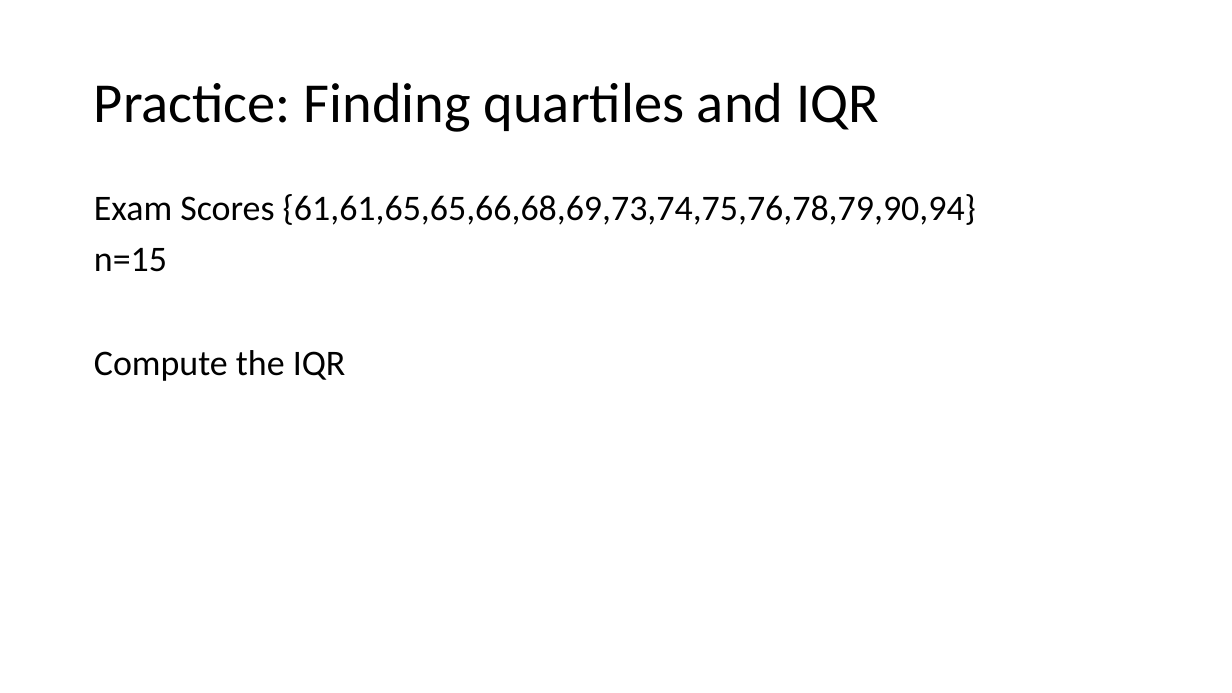
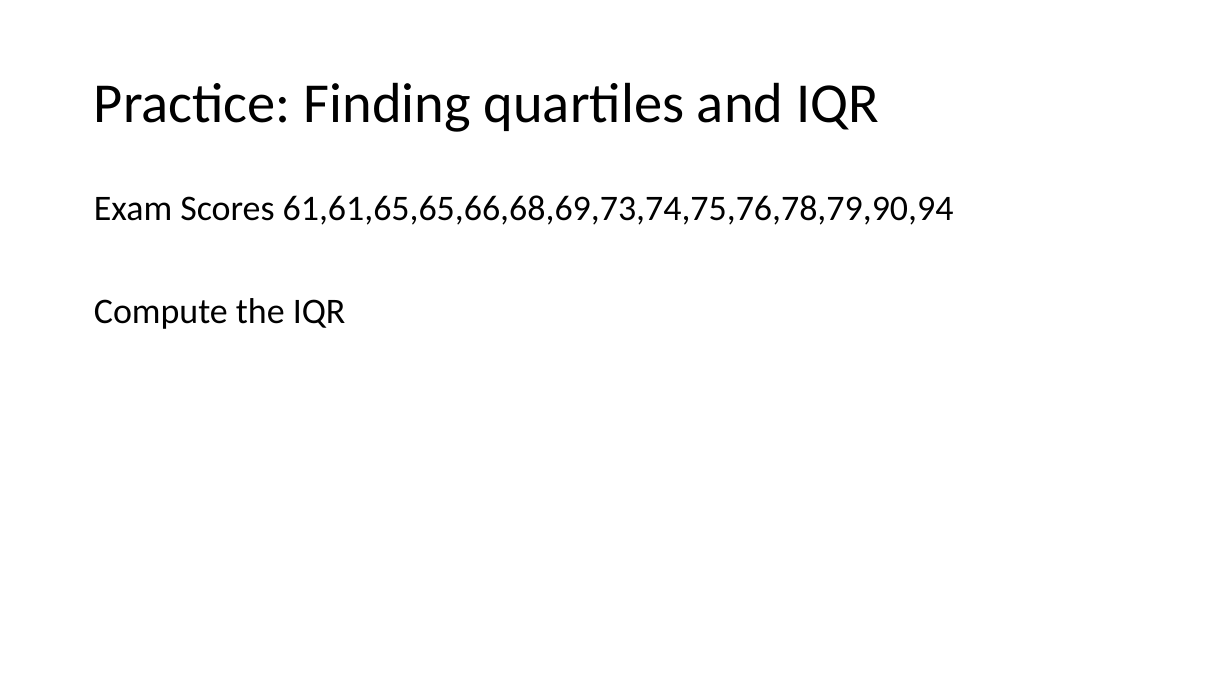
Before and after one commit to Jarred6068/UI_STAT251-03_Spring_2024, a slide deck: slide 11 of docs/lecture_slides/Week 3/Week3_Lecture5_Slides_1_24_2024.pptx (slide 10 before the commit). Drawn at 1232x693 pixels with LibreOffice and Linux fonts; fonts in the diff are those of the drawing. Boxes give left, top, right and bottom in pixels: in the first picture for what was removed or moved away, otherwise in the second. Text is boxed around its words. In the diff, an @@ line names an element or a change of style, - is before the commit and + after.

```diff
--- a/docs/lecture_slides/Week 3/Week3_Lecture5_Slides_1_24_2024.pptx
+++ b/docs/lecture_slides/Week 3/Week3_Lecture5_Slides_1_24_2024.pptx
@@ text at box(94, 195, 954, 225): text changed @@
-Exam Scores {61,61,65,65,66,68,69,73,74,75,76,78,79,90,94}
-n=15
+Exam Scores 61,61,65,65,66,68,69,73,74,75,76,78,79,90,94
```
Also in this commit, not shown: 1 other slide changed, 2 slides added, 1 slide removed, 5 other files.
